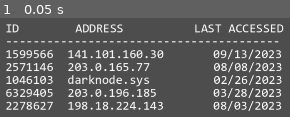
Above: before the commit, frame 1.
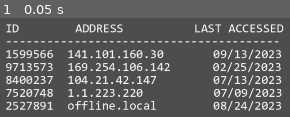
Above: after the commit, the same moment.

Repository: aaronrjackson/ripperdoc
Game: Godot game, scene res://minigames/port_handshake.tscn
The game is run twice, just before and just after one commit, with the same random seed, the same clock (stepped at 60 frames per second) and the same inputs. This scene is started directly instead of the project's main scene.
Inputs:
- Up to frame 1 (0.05 s): no input

The runs differ from the first frame. In frame 1, 11% of the frame differs, in the area x 2-98%, y 44-93%.

Commit message:
fixed handhsake

Diff:
--- a/minigames/port_handshake.gd
+++ b/minigames/port_handshake.gd
@@ -52,16 +52,29 @@
 		var unix = Time.get_unix_time_from_system() - (days_ago * 86400)
 		var date = Time.get_date_dict_from_unix_time(unix)
 		var date_str = "%02d/%02d/%04d" % [date.month, date.day, date.year]
-		var response_chance = lerp(0.9, 0.05, days_ago / 365.0)
-		var responsive = randf() < response_chance
 
 		result.append({
 			"id": id,
 			"address": address,
 			"last_accessed": date_str,
 			"days_ago": days_ago,
-			"responsive": responsive
+			"responsive": false  # all false for now, one gets picked below
 		})
+
+	# pick one to be the guaranteed responsive node
+	# weight toward more recent nodes (lower days_ago)
+	var weights: Array = []
+	for n in result:
+		weights.append(1.0 / (n.days_ago + 1.0))  # +1 to avoid divide by zero
+
+	var total = weights.reduce(func(a, b): return a + b)
+	var roll = randf() * total
+	var cumulative = 0.0
+	for i in result.size():
+		cumulative += weights[i]
+		if roll <= cumulative:
+			result[i].responsive = true
+			break
 
 	return result
 
--- a/vitals/neural_pressure.gd
+++ b/vitals/neural_pressure.gd
@@ -3,6 +3,8 @@
 @export var radius := 100
 @export var fill := 0.3 # 0.0 - 1.0
 @export var epsilon = 0.05 # overlap to close gap
+
+var capacity = 100 * GameManager.driver_to_install.size()
 
 var time: float
 
